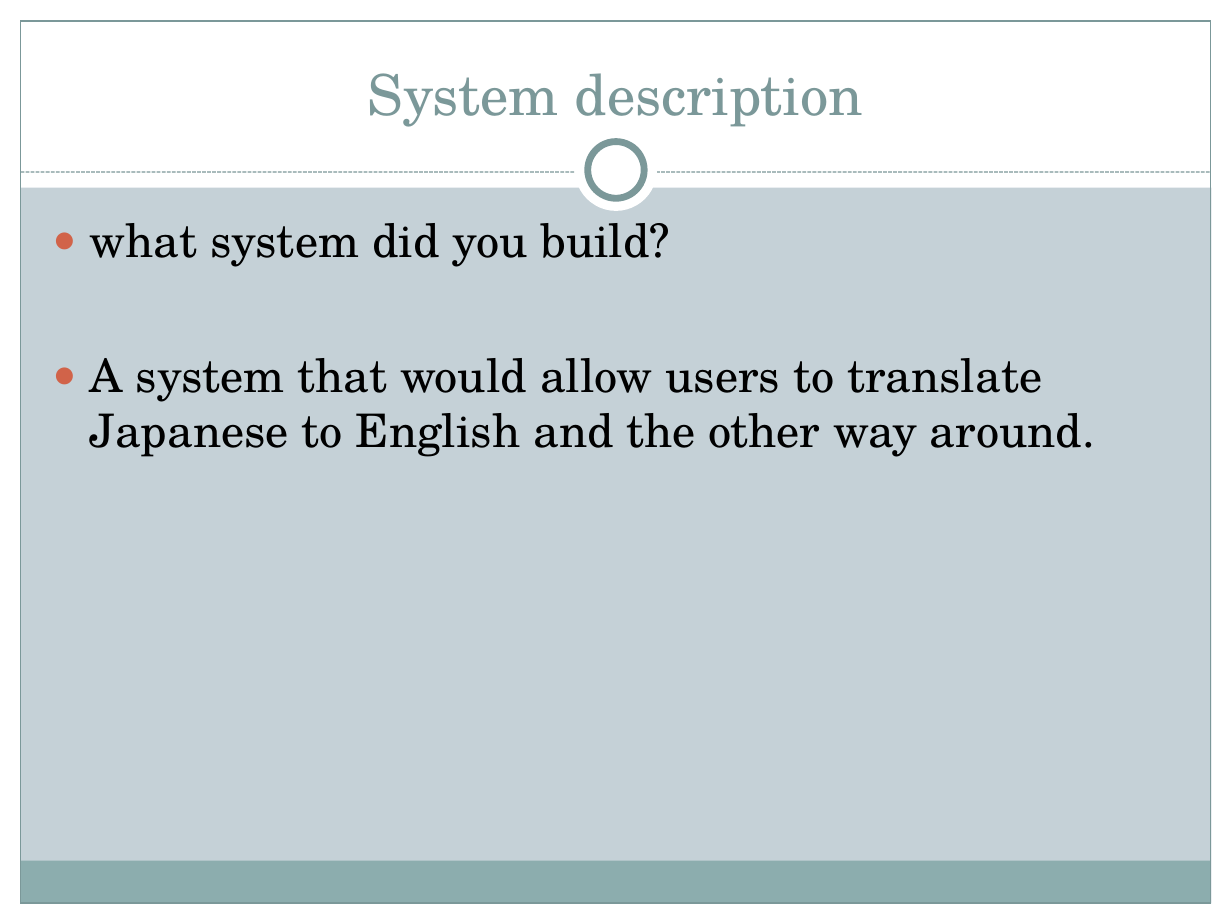
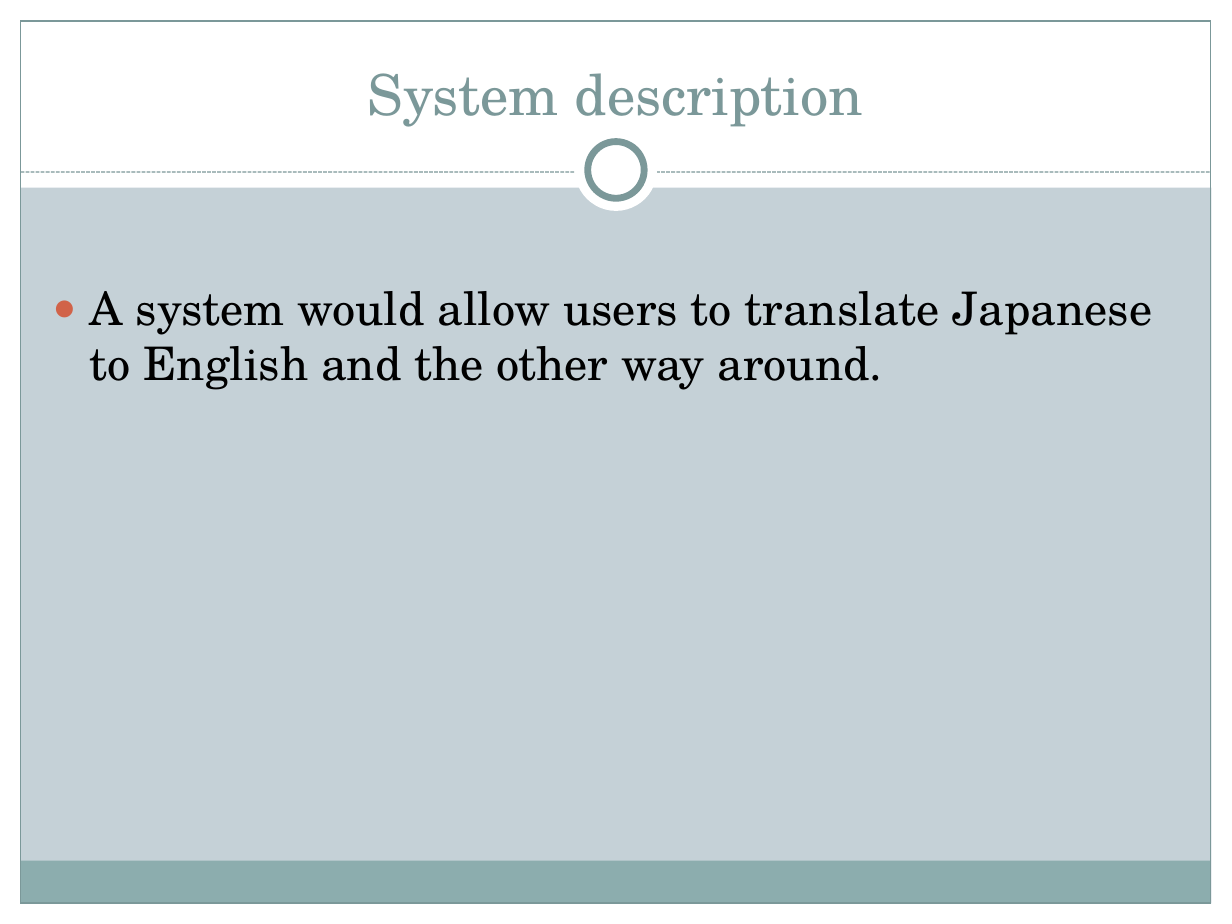
Before and after one commit to allenkvu/CSE111-project, a slide deck: slide 2 of DB_powerpoint.ppt. Drawn at 1232x924 pixels with LibreOffice and Linux fonts; fonts in the diff are those of the drawing. Boxes give left, top, right and bottom in pixels: in the first picture for what was removed or moved away, otherwise in the second. Text is boxed around its words. In the diff, an @@ line names an element or a change of style, - is before the commit and + after.

```diff
--- a/DB_powerpoint.ppt
+++ b/DB_powerpoint.ppt
@@ text at bbox=[89, 291, 1152, 390]: text changed @@
-● what system did you build?
-● A system that would allow users to translate Japanese to English and the other way around.
+● A system would allow users to translate Japanese to English and the other way around.
```
Also in this commit, not shown: 1 other slide changed.
